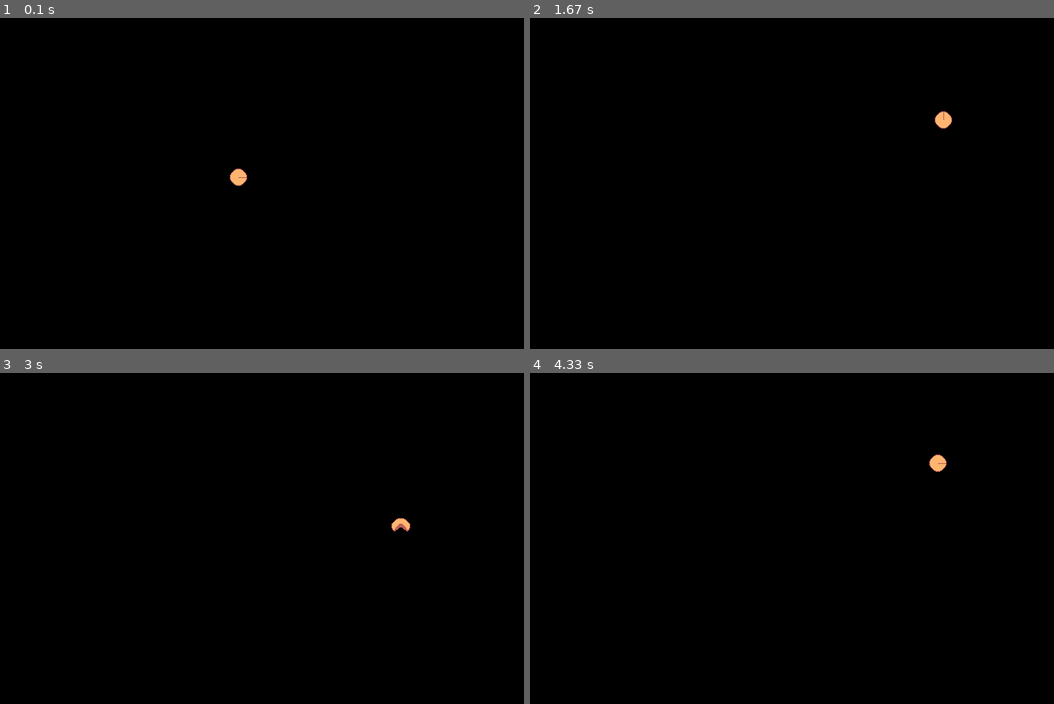
Above: before the commit, frames 1-4 (two rows, left to right).
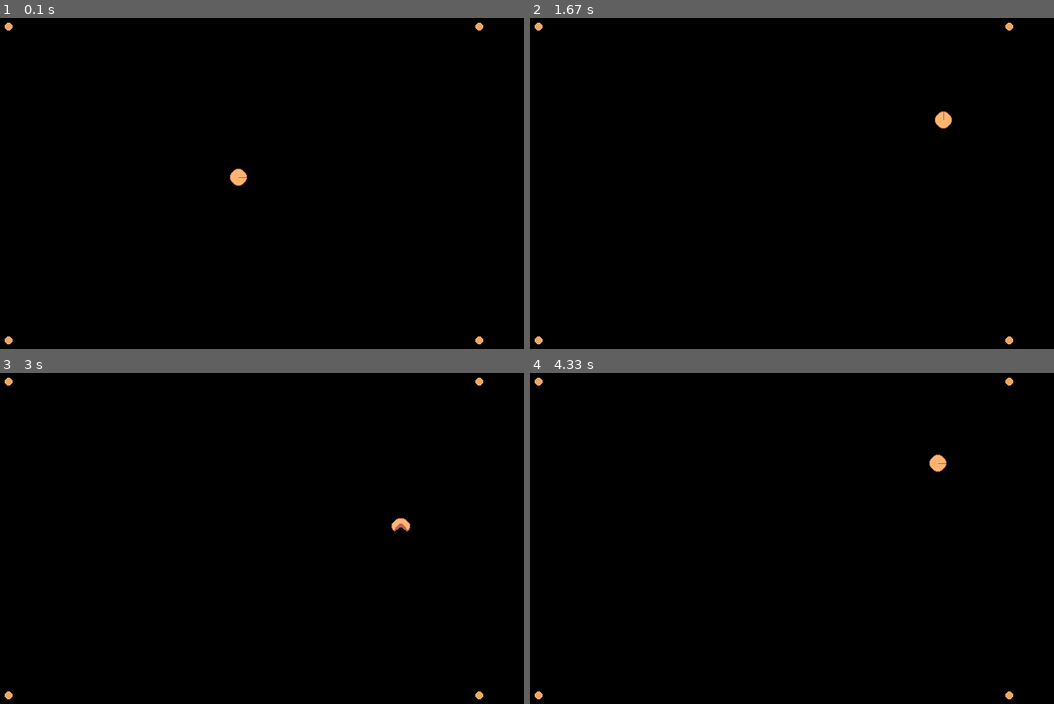
Above: after the commit, the same moments.

Repository: SoumilKhulbe/ExPrograma3
Game: pygame game, started from jogo.py
Same seed, same stepped clock (60 frames per second), same inputs: the game is played once before the commit and once after it.
Inputs:
- Up to frame 1 (0.1 s): no input
- Up to frame 2 (1.67 s): hold Z 0.33-0.8 s; hold Right 0.33-0.8 s; hold Right 0.83-1.3 s; hold Up 1.33-1.63 s
- Up to frame 3 (3 s): hold Right 1.67-2.13 s; hold Left 2.17-2.7 s; hold Down from 2.73 s (still down)
- Up to frame 4 (4.33 s): release Down at 3.03 s; hold Left 3.07-3.47 s; hold Up 3.5-3.87 s; hold Right from 3.9 s (still down)

The runs differ from the first frame. In frame 1, 0.1% of the frame differs, in the area x 0-93%, y 1-99%; in frame 2, 0.1%; in frame 3, 0.1%; in frame 4, 0.1%.

Commit message:
Adicionei armas mas não atiram e somem quando aperta z

Diff:
--- a/jogo.py
+++ b/jogo.py
@@ -12,9 +12,16 @@
 
 clock = pygame.time.Clock()
 
-
+spritesheet_items = pygame.image.load('assets/PacManAssets-Items/PacManAssets-Items_0_0.png')
+super_ponto_sprite = spritesheet_items.subsurface((16, 16, 16, 16))
 player = player(LARGURA, ALTURA)
 
+super_pontos = [
+    pygame.Rect(100, 100, 16, 16),
+    pygame.Rect(700, 100, 16, 16),
+    pygame.Rect(100, 500, 16, 16),
+    pygame.Rect(700, 500, 16, 16)
+]
 
 rodando = True
 
@@ -23,16 +30,26 @@
     clock.tick(60)
 
     # Eventos
-    for evento in pygame.event.get():
+    for event in pygame.event.get():
 
-        if evento.type == pygame.QUIT:
+        if event.type == pygame.QUIT:
             rodando = False
 
+        if event.type == pygame.KEYDOWN:
+            if event.key == pygame.K_z:
+                player.atirar()
 
     player.mover(LARGURA, ALTURA)
 
+    for super_ponto in super_pontos:
+        if player.rect.colliderect(super_ponto):
+            super_pontos.remove(super_ponto)
+            player.pegar_arma()
 
     TELA.fill((0, 0, 0))
+
+    for super_ponto in super_pontos:
+        TELA.blit(super_ponto_sprite, (super_ponto.x, super_ponto.y))
 
     player.desenhar(TELA)
 
--- a/player.py
+++ b/player.py
@@ -1,3 +1,5 @@
+import random
+
 import pygame
 class player:
     def __init__(self, largura, altura):
@@ -11,12 +13,25 @@
         self.sprite = 0
         self.contador_animacao = 0
 
+        self.arma = None
+
+        self.armas = ["sniper", "ak", "bazuca"]
+
+        self.sprites_armas = {
+            "sniper": pygame.image.load('assets/guns/Sniper-rifle-3-scoped.png'),
+            "ak": pygame.image.load('assets/guns/Assaut-rifle-1.png'),
+            "bazuca": pygame.image.load('assets/guns/RPG-reisized.png')
+            }
+
+        self.rect = pygame.Rect(self.x, self.y, self.tamanho, self.tamanho)
+
         #aqui a gente coloca os sprites
         self.sprites = [
                 pygame.image.load('assets/PacManAssets-PacMan_0_0.png'),
                 pygame.image.load('assets/PacManAssets-PacMan_0_1.png'),
                 pygame.image.load('assets/PacManAssets-PacMan_0_2.png')
             ]
+
     def mover(self, largura, altura):
         keys = pygame.key.get_pressed()
         movendo = False
@@ -40,6 +55,9 @@
             self.direcao = 'baixo'
             movendo = True
 
+        self.rect.x = self.x
+        self.rect.y = self.y
+
         #Aqui a gente faz a animação do personagem
         if movendo == True:
             self.contador_animacao += 1
@@ -51,6 +69,8 @@
         else:
             self.sprite = 0
 
+
+
         if self.x < 0:
             self.x = 0
         elif self.x > largura - self.tamanho:
@@ -61,6 +81,14 @@
         elif self.y > altura - self.tamanho:
             self.y = altura - self.tamanho
 
+    def pegar_arma(self):
+        self.arma = random.choice(self.armas)
+
+
+    def atirar(self):
+        if self.arma is not None:
+            print(f"Acabou a munição da {self.arma}...")
+            self.arma = None
 
     def desenhar(self, tela):
         sprite = self.sprites[self.sprite]
@@ -72,5 +100,21 @@
         elif self.direcao == 'baixo':
             sprite = pygame.transform.rotate(sprite, -90)
 
-        #desenha o sprite na tela
+        #desenha o sprite do jogador na tela
         tela.blit(sprite, (self.x, self.y))
+
+        #aq é da arma (o que esse jogo é sobre man...)
+        if self.arma is not None:
+            arma_sprite = self.sprites_armas[self.arma]
+            #Botar a arma pra girar junto pelo amor de Deus
+            if self.direcao == 'esquerda':
+                arma_sprite = pygame.transform.rotate(arma_sprite, 180)
+                tela.blit(arma_sprite, (self.x - 32, self.y-8))
+            elif self.direcao == 'direita':
+                tela.blit(arma_sprite, (self.x + 16, self.y+8))
+            elif self.direcao == 'cima':
+                arma_sprite = pygame.transform.rotate(arma_sprite, 90)
+                tela.blit(arma_sprite, (self.x+8, self.y - 32))
+            elif self.direcao == 'baixo':
+                arma_sprite = pygame.transform.rotate(arma_sprite, -90)
+                tela.blit(arma_sprite, (self.x-8, self.y + 16))
